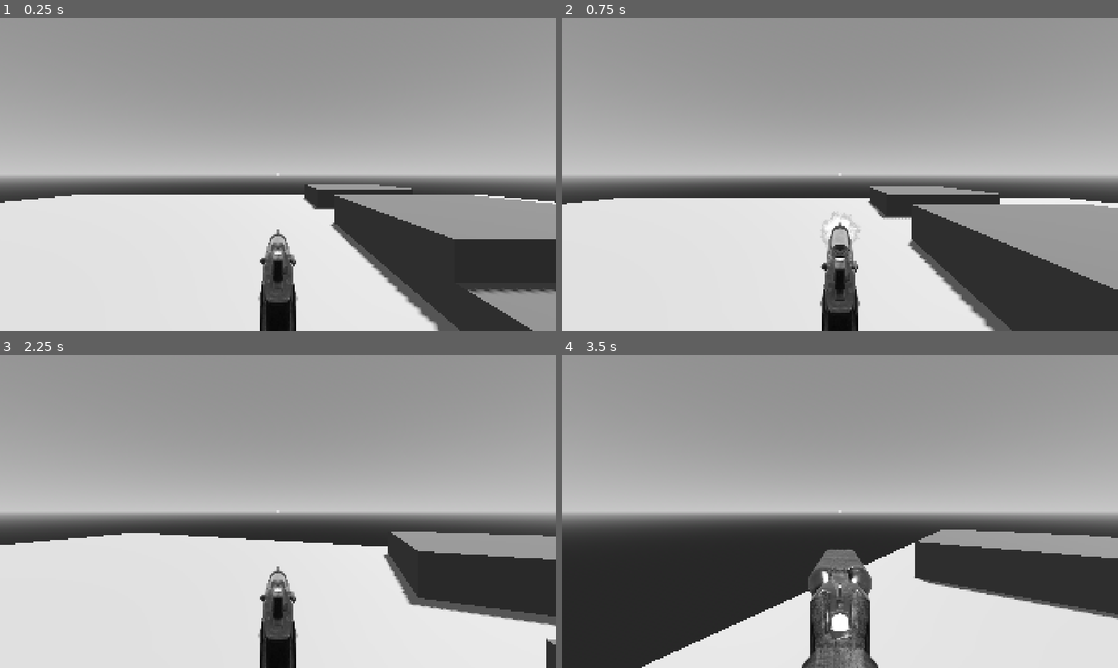
Above: before the commit, frames 1-4 (two rows, left to right).
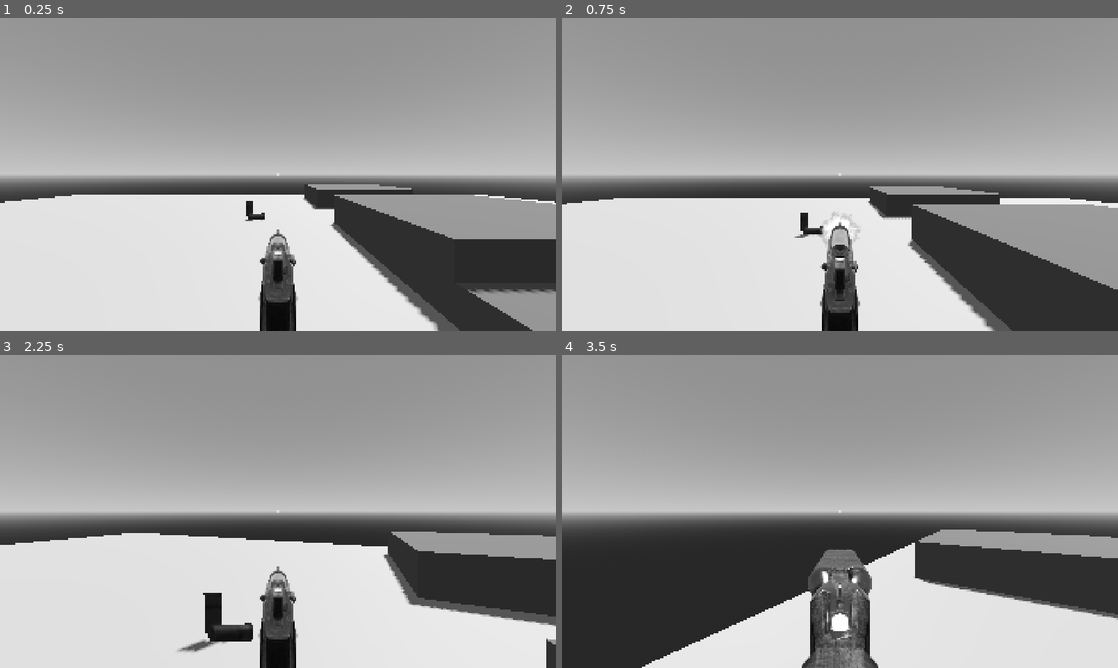
Above: after the commit, the same moments.

Repository: spheroidon/achromatic
Game: Godot game, scene res://scenes/dev_level.tscn
The game is run twice, just before and just after one commit, with the same random seed, the same clock (stepped at 60 frames per second) and the same inputs.
Inputs (mouse positions are in pixels of both pictures, inside the frame that each line leads up to):
- Up to frame 1 (0.25 s): no input
- Up to frame 2 (0.75 s): tap Enter at 0.5 s; move the mouse to (812, 237) at 0.52 s; hold W (move_forwards) from 0.53 s (still down); tap 1 (gun_0) at 0.6 s; click (812, 237) at 0.67 s
- Up to frame 3 (2.25 s): keep holding W (move_forwards); move the mouse to (316, 514) at 1.27 s; tap 2 (gun_1) at 1.35 s; move the mouse to (233, 508) at 2.02 s; tap Mouse wheel up (next_gun) at 2.1 s
- Up to frame 4 (3.5 s): move the mouse to (845, 511) at 2.77 s; release W (move_forwards) at 2.78 s; hold A (move_left) from 2.78 s (still down); tap Mouse wheel down (previous_gun) at 2.85 s

The runs differ from the first frame. In frame 1, 0.1% of the frame differs, in the area x 44-48%, y 58-65%; in frame 2, 0.2%; in frame 3, 0.9%, in the area x 32-46%, y 76-96%; in frame 4, nothing differs.

Commit message:
Initial implementation of ammo pickups

Diff:
--- /dev/null
+++ b/objects/ammo/ammo.gd
@@ -0,0 +1,11 @@
+extends Node3D
+
+@export var ammo_type: int = 0
+@export var ammo_amount: int = 1
+
+@onready var area: Area3D = $PickupArea
+
+func _on_pickup_area_body_entered(player: Node3D) -> void:
+	if player is Player:
+		player.add_ammo(ammo_type, ammo_amount)
+		queue_free()
--- /dev/null
+++ b/objects/ammo/shells/ammo_shells_2.tscn
@@ -0,0 +1,27 @@
+[gd_scene format=3 uid="uid://cpmgcxoxwov4c"]
+
+[ext_resource type="Script" uid="uid://pyvql6a803r4" path="res://objects/ammo/ammo.gd" id="1_fkh36"]
+[ext_resource type="Texture2D" uid="uid://ds57t1oxi46ou" path="res://assets/ammo/shells/ammo_shells_2.png" id="1_t1tky"]
+
+[sub_resource type="BoxShape3D" id="BoxShape3D_o1l2c"]
+
+[node name="AmmoShells2" type="Node3D" unique_id=1955714053]
+script = ExtResource("1_fkh36")
+ammo_type = 1
+ammo_amount = 2
+
+[node name="Sprite" type="Sprite3D" parent="." unique_id=1059242974]
+pixel_size = 0.001
+billboard = 2
+shaded = true
+alpha_cut = 1
+texture = ExtResource("1_t1tky")
+
+[node name="PickupArea" type="Area3D" parent="." unique_id=604091126]
+input_ray_pickable = false
+monitorable = false
+
+[node name="Shape" type="CollisionShape3D" parent="PickupArea" unique_id=405321082]
+shape = SubResource("BoxShape3D_o1l2c")
+
+[connection signal="body_entered" from="PickupArea" to="." method="_on_pickup_area_body_entered"]
--- a/objects/character.gd
+++ b/objects/character.gd
@@ -1,4 +1,4 @@
-extends CharacterBody3D
+class_name Player extends CharacterBody3D
 
 @export var base_speed: float = 8.0
 @export var sprint_speed: float = 14.0
@@ -135,3 +135,9 @@
 	gun_image.sprites = GUNS[gun_index]["sprites"]
 	gun_image.stop()
 	gun_image.play("default")
+
+func add_ammo(ammo_type: int, ammo_amount: int):
+	if ammo[ammo_type] + ammo_amount >= AMMO_TYPES[ammo_type]["max_amount"]:
+		ammo[ammo_type] = AMMO_TYPES[ammo_type]["max_amount"]
+	else:
+		ammo[ammo_type] += ammo_amount
--- a/scenes/dev_level.tscn
+++ b/scenes/dev_level.tscn
@@ -1,6 +1,7 @@
 [gd_scene format=3 uid="uid://l47voo13y64a"]
 
 [ext_resource type="PackedScene" uid="uid://dd3weo6tcdfsx" path="res://objects/player.tscn" id="1_g3pss"]
+[ext_resource type="PackedScene" uid="uid://cpmgcxoxwov4c" path="res://objects/ammo/shells/ammo_shells_2.tscn" id="2_i675q"]
 
 [sub_resource type="ProceduralSkyMaterial" id="ProceduralSkyMaterial_g3pss"]
 sky_top_color = Color(0.7, 0.7, 0.7, 1)
@@ -78,3 +79,6 @@
 
 [node name="CollisionShape3D" type="CollisionShape3D" parent="Floor/StaticBody3D" unique_id=1438296335]
 shape = SubResource("ConcavePolygonShape3D_g3pss")
+
+[node name="AmmoShells2" parent="." unique_id=1955714053 instance=ExtResource("2_i675q")]
+transform = Transform3D(1, 0, 0, 0, 1, 0, 0, 0, 1, -1, 0.83495855, -8)
Binary file added: assets/ammo/shells/ammo_shells_2.png
Not shown, added: assets/ammo/shells/ammo_shells_2.png.import
Not shown, added: objects/ammo/ammo.gd.uid
